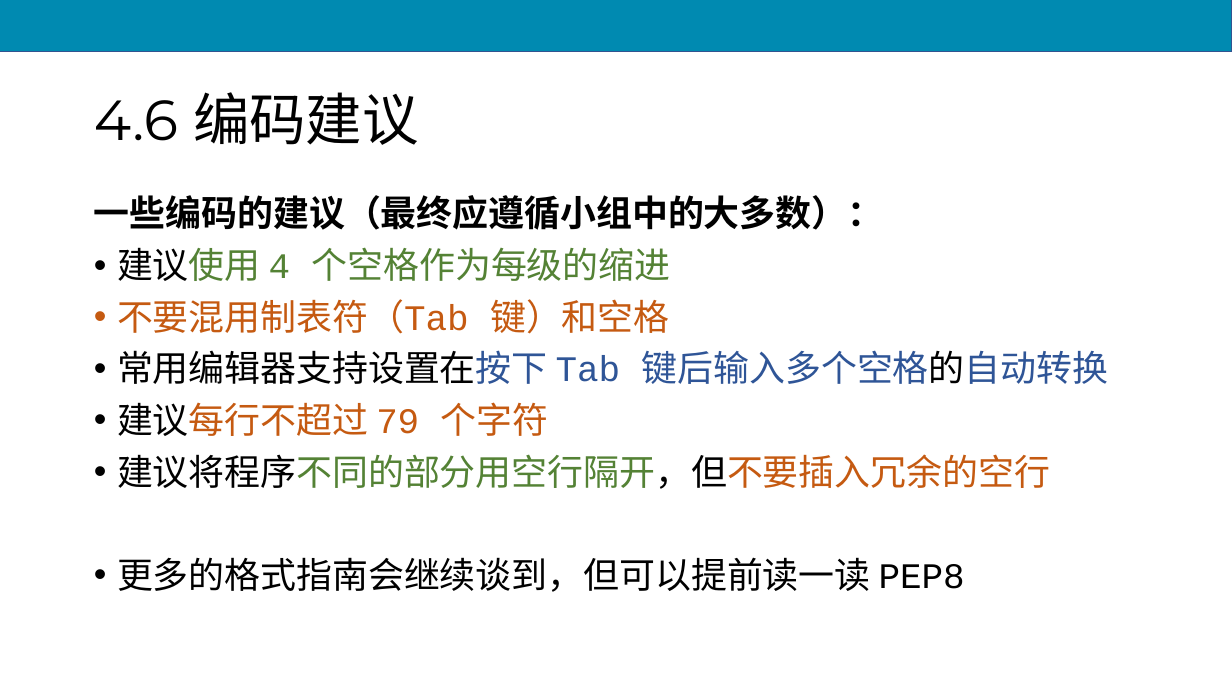
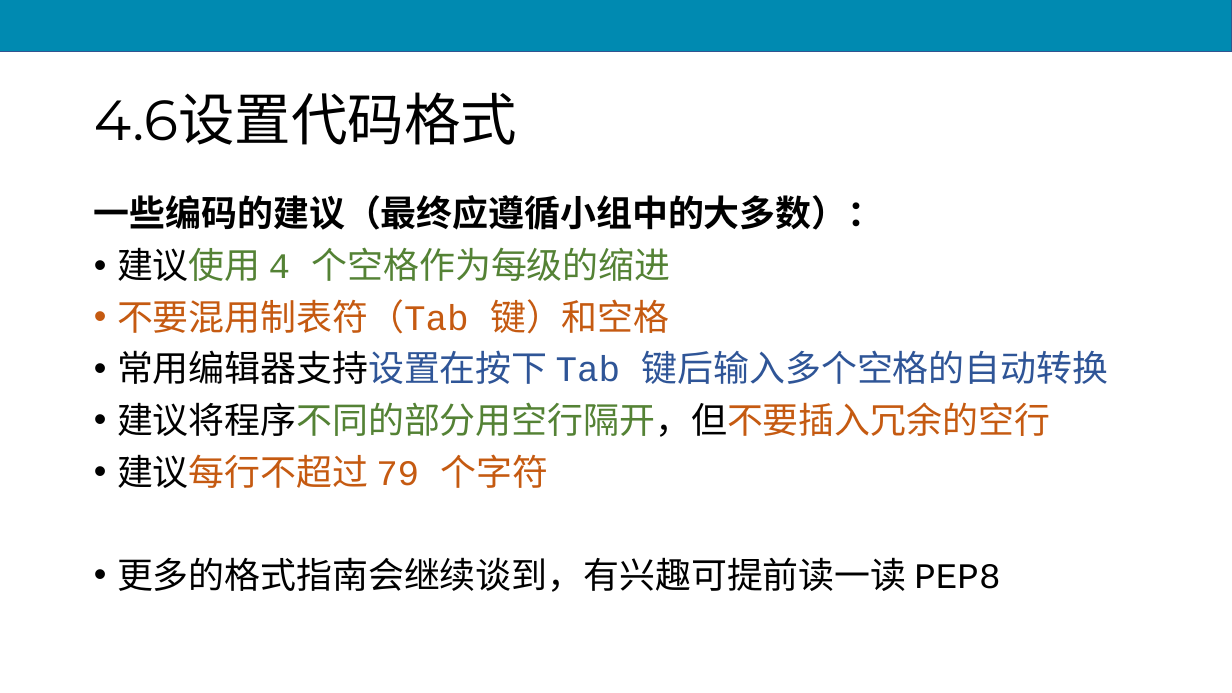
Before and after one commit to scruel/pcc_3e_slides, a slide deck: slide 38 of PPT/python4.pptx (slide 37 before the commit). Drawn at 1232x693 pixels with LibreOffice and Linux fonts; fonts in the diff are those of the drawing. Boxes give left, top, right and bottom in pixels: in the first picture for what was removed or moved away, otherwise in the second. Text is boxed around its words. In the diff, an @@ line names an element or a change of style, - is before the commit and + after.

```diff
--- a/PPT/python4.pptx
+++ b/PPT/python4.pptx
@@ title at (x1=94, y1=92, x2=517, y2=145): text changed @@
-4.6 编码建议
+4.6设置代码格式
@@ text at (x1=117, y1=350, x2=1109, y2=384): text colour #000000 to #2F5597 in "常用编辑器支持设置在按下 键后输入多个空格的自动转换" @@
@@ text at (x1=117, y1=402, x2=1050, y2=437): paragraph added @@
+• 建议将程序不同的部分用空行隔开，但不要插入冗余的空行
@@ text at (x1=117, y1=557, x2=1000, y2=592): text changed @@
-• 建议将程序不同的部分用空行隔开，但不要插入冗余的空行
-• 更多的格式指南会继续谈到，但可以提前读一读 PEP8
+• 更多的格式指南会继续谈到，有兴趣可提前读一读 PEP8
```
Also in this commit, not shown: 8 other slides changed, 1 slide added, 18 other files.
